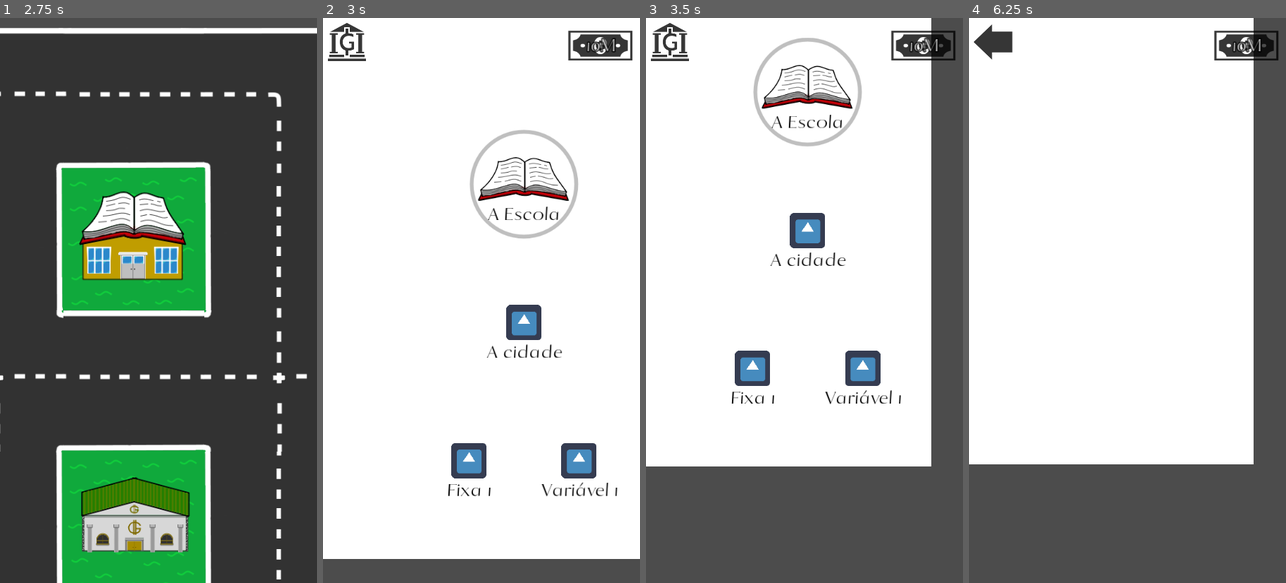
Above: before the commit, frames 1-4 (left to right).
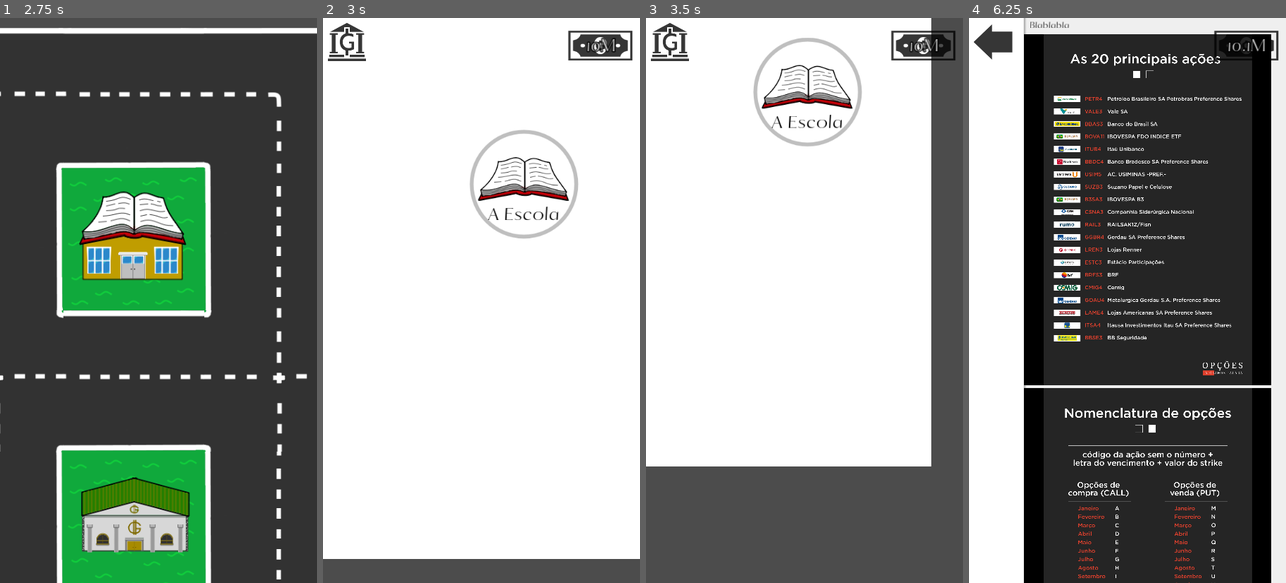
Above: after the commit, the same moments.

Repository: AndreMoukarzel/Grana-Preta
Game: Godot game, scene res://OpeningMenu.tscn
Same seed, same stepped clock (60 frames per second), same inputs: the game is played once before the commit and once after it. The engine's default icon, where the game draws it, is replaced by a stand-in: a white triangle on a blue panel in a dark square.
Inputs (mouse positions are in pixels of both pictures, inside the frame that each line leads up to):
- Up to frame 1 (2.75 s): tap Enter at 0.5, 2 s; move the mouse to (228, 272) at 0.52 s; click (228, 272) at 0.67 s; tap Space at 1.25 s; drag from (95, 328) to (142, 413) at 1.27 s; move the mouse to (190, 176) at 2.02 s; click (190, 176) at 2.17 s
- Up to frame 2 (3 s): click (456, 238) at 2.75 s
- Up to frame 3 (3.5 s): no input
- Up to frame 4 (6.25 s): click "A cidade" (after the commit: "A Escola") at 3.5 s; click (1092, 85) at 4.25 s, where only the run after the commit has a clickable "Subject"; click (1092, 136) at 5 s, where only the run after the commit has a clickable "Basic Stuff"; drag from (1111, 413) to (1032, 215) at 5.77 s

Frame 1 is identical in both runs. In frame 2, 2.4% of the frame differs, in the area x 39-93%, y 50-85%; in frame 3, 2.4%; in frame 4, 81%, in the area x 0-100%, y 0-100%.

Commit message:
Add Mine sprite and made tweaks for exportation

Diff:
--- a/City.tscn
+++ b/City.tscn
@@ -1,11 +1,12 @@
-[gd_scene load_steps=7 format=2]
+[gd_scene load_steps=8 format=2]
 
 [ext_resource path="res://City.gd" type="Script" id=1]
 [ext_resource path="res://icon.png" type="Texture" id=2]
 [ext_resource path="res://school/School.png" type="Texture" id=3]
 [ext_resource path="res://broker/Broker.png" type="Texture" id=4]
-[ext_resource path="res://SwipeHandler.tscn" type="PackedScene" id=5]
-[ext_resource path="res://CityTileset.tres" type="TileSet" id=6]
+[ext_resource path="res://mine/Mine.png" type="Texture" id=5]
+[ext_resource path="res://SwipeHandler.tscn" type="PackedScene" id=6]
+[ext_resource path="res://CityTileset.tres" type="TileSet" id=7]
 
 [node name="City" type="Control"]
 margin_right = 40.0
@@ -38,16 +39,15 @@
 texture_normal = ExtResource( 4 )
 expand = true
 
-[node name="TextureButton4" type="TextureButton" parent="."]
-modulate = Color( 0, 0, 0, 1 )
-margin_left = 1093.17
-margin_top = 835.632
-margin_right = 1213.17
-margin_bottom = 955.632
-texture_normal = ExtResource( 2 )
+[node name="Mine" type="TextureButton" parent="."]
+margin_left = 1053.88
+margin_top = 283.262
+margin_right = 1253.88
+margin_bottom = 483.262
+texture_normal = ExtResource( 5 )
 expand = true
 
-[node name="SwipeHandler" parent="." instance=ExtResource( 5 )]
+[node name="SwipeHandler" parent="." instance=ExtResource( 6 )]
 
 [node name="SwipingCamera" parent="SwipeHandler" index="0"]
 position = Vector2( 684.955, 387 )
@@ -64,6 +64,6 @@
 [connection signal="pressed" from="House" to="." method="_on_House_pressed"]
 [connection signal="pressed" from="School" to="." method="_on_School_pressed"]
 [connection signal="pressed" from="Broker" to="." method="_on_Broker_pressed"]
-[connection signal="pressed" from="TextureButton4" to="." method="_on_TextureButton_pressed"]
+[connection signal="pressed" from="Mine" to="." method="_on_Mine_pressed"]
 
 [editable path="SwipeHandler"]
--- a/school/Lessons/LessonDB.gd
+++ b/school/Lessons/LessonDB.gd
@@ -26,8 +26,8 @@
 		TYPE : "question",
 		CONTENT : [
 				["Do you like cheese?"], [["Chesse is spoiled milk.", "And I hate it."], ["Yes"], ["No"]],
-				["Is Jesus your lord and savior?"], [["I'm a JEW"], ["What?"], ["I'm alergic to mexicans"], ["Yea he actually is."]],
-				["Did this questionnaire work?"], [["FUCK YEA!"], ["acoes_codigos_001.png"]]
+#				["Is Jesus your lord and savior?"], [["I'm a JEW"], ["What?"], ["I'm alergic to mexicans"], ["Yea he actually is."]],
+#				["Did this questionnaire work?"], [["FUCK YEA!"], ["acoes_codigos_001.png"]]
 				],
 		LOCKTIME : [0, 0, 1]
 	}
--- a/school/SchoolDB.gd
+++ b/school/SchoolDB.gd
@@ -11,36 +11,36 @@
 	{
 		NAME : "A Escola",
 		ICON : "res://school/school_icon.png",
-		INFO : ["Test"],
+		INFO : ["Teste"],
 		DEPEN : [],
 		HEIGHT : 0
-	},
-	{
-		NAME : "A cidade",
-		ICON : null,
-		INFO : [],
-		DEPEN : [],
-		HEIGHT : 1
-	},
-	{
-		NAME : "Fixa 1",
-		ICON : null,
-		INFO : [],
-		DEPEN : [],
-		HEIGHT : 2
-	},
-	{
-		NAME : "Variável 1",
-		ICON : null,
-		INFO : [],
-		DEPEN : [],
-		HEIGHT : 2
 	}
+#	{
+#		NAME : "A cidade",
+#		ICON : null,
+#		INFO : [],
+#		DEPEN : [],
+#		HEIGHT : 1
+#	},
+#	{
+#		NAME : "Fixa 1",
+#		ICON : null,
+#		INFO : [],
+#		DEPEN : [],
+#		HEIGHT : 2
+#	},
+#	{
+#		NAME : "Variável 1",
+#		ICON : null,
+#		INFO : [],
+#		DEPEN : [],
+#		HEIGHT : 2
+#	}
 ]
 
 var subjects = [
 	{
-		NAME : "Test",
+		NAME : "Teste",
 		ICON : null,
 		INFO : ["Basic Stuff", "Advanced Stuff", "Important Questions"],
 	},
--- a/school/Subjects/SubjectTree.gd
+++ b/school/Subjects/SubjectTree.gd
@@ -46,9 +46,8 @@
 
 func connect_signals():
 	for child in get_children():
-		var Subject = child.get_node("Subject")
-
 		if child.get_name() != "CanvasLayer":
+			var Subject = child.get_node("Subject")
 			Subject.connect("opened", self, "subject_opened")
 			Subject.connect("closed", self, "subject_closed")
 
Not shown: 1 places in City.tscn that only renumber resources
Not shown, changed: export_presets.cfg
Binary file added: mine/Mine.png
Not shown, added: mine/Mine.png.import
